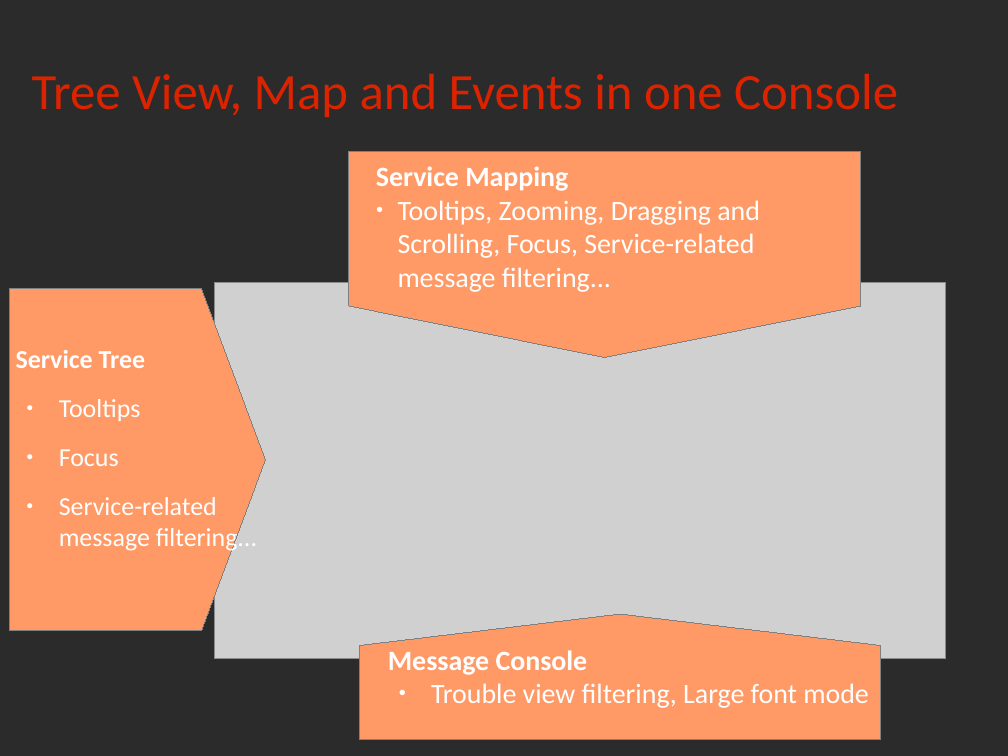
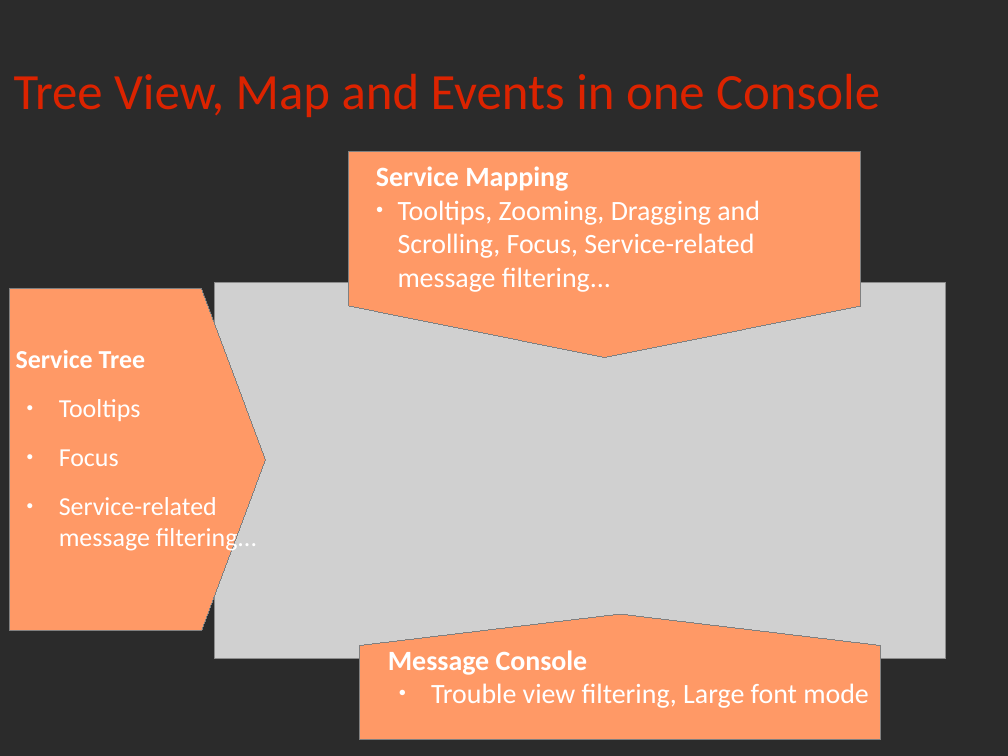
Before and after one commit to rchakode/realopinsight, a slide deck: slide 23 of doc/talks/nwc-2013.odp (slide 22 before the commit). Drawn at 1008x756 pixels with LibreOffice and Linux fonts; fonts in the diff are those of the drawing; grey boxes stand for pictures; background and template pictures are left out; a plain dark background stands for a picture behind light text. Boxes give left, top, right and bottom in pixels: in the first picture for what was removed or moved away, otherwise in the second. Text is boxed around its words. In the diff, an @@ line names an element or a change of style, - is before the commit and + after.

```diff
--- a/doc/talks/nwc-2013.odp
+++ b/doc/talks/nwc-2013.odp
@@ title "Tree View, Map and Events ...": place and size @@
-title "Tree View, Map and Events ..." at [32,73,898,117]
+title "Tree View, Map and Events ..." at [14,73,880,117]
```
Also in this commit, not shown: 27 other slides changed, 5 slides added, 3 slides removed, 1 other file.
